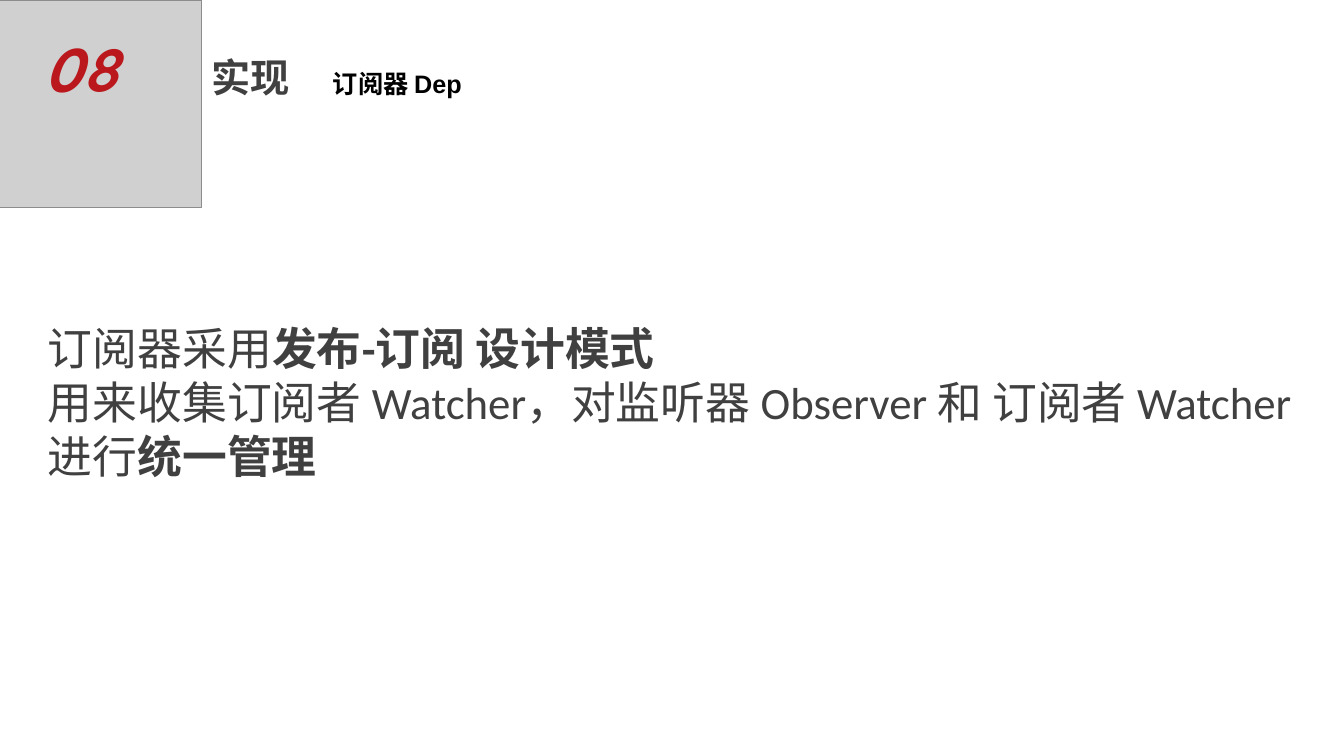
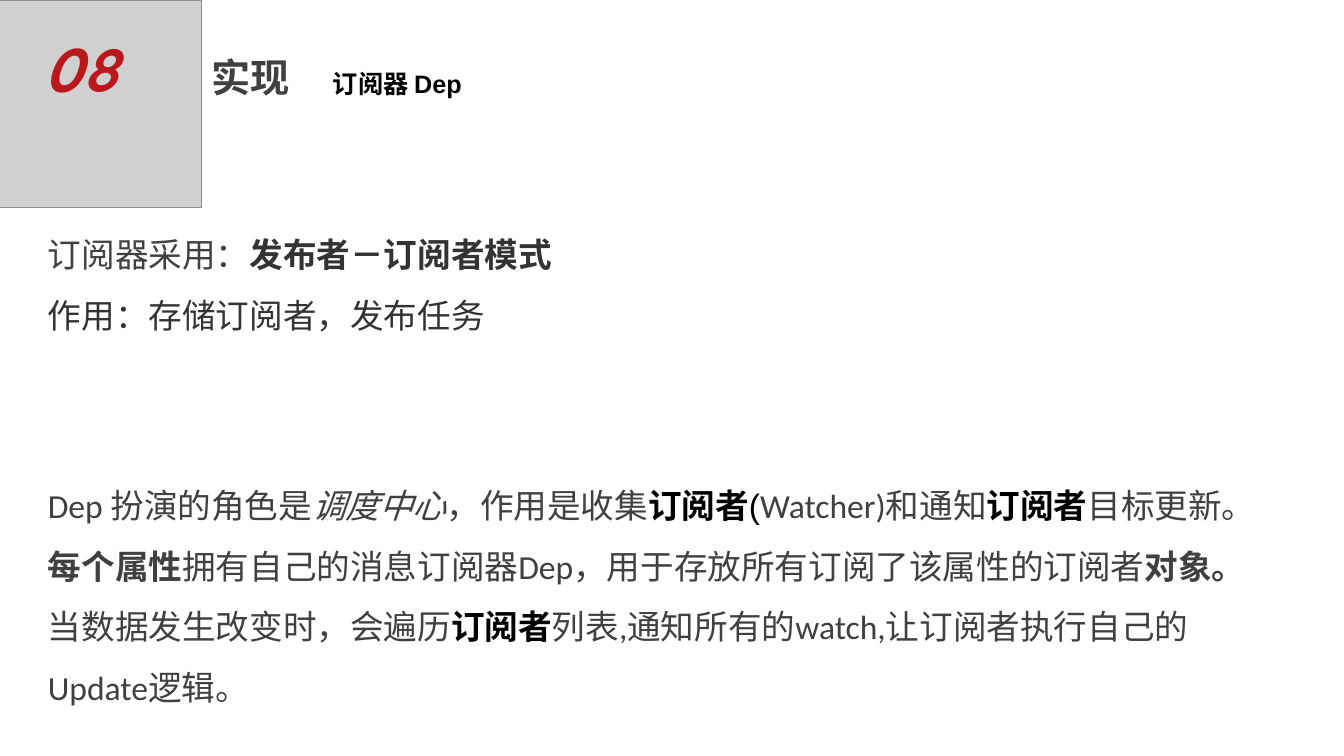
Before and after one commit to JackieDYH/DemoTest, a slide deck: slide 9 of vue测试/双向绑定/Vue双向绑定原理及实现-数据响应式原理-代应豪.pptx. Drawn at 1344x756 pixels with LibreOffice and Linux fonts; fonts in the diff are those of the drawing; grey boxes stand for pictures; background and template pictures are left out. Boxes give left, top, right and bottom in pixels: in the first picture for what was removed or moved away, otherwise in the second. Text is boxed around its words. In the diff, an @@ line names an element or a change of style, - is before the commit and + after.

Commit message:
更新ppt

```diff
--- a/vue测试/双向绑定/Vue双向绑定原理及实现-数据响应式原理-代应豪.pptx
+++ b/vue测试/双向绑定/Vue双向绑定原理及实现-数据响应式原理-代应豪.pptx
@@ text at <box>48,238,552,332</box>: text changed; size 32 to 24 pt; font Calibri to Roboto; text colour #404040 to #333333 @@
-订阅器采用发布-订阅 设计模式
-用来收集订阅者 Watcher，对监听器 Observer 和 订阅者 Watcher 进行统一管理
+订阅器采用：发布者－订阅者模式
+作用：存储订阅者，发布任务
@@ text added at <box>48,489,1255,706</box>, 24 pt, text #404040 @@
+Dep 扮演的角色是调度中心，作用是收集订阅者(Watcher)和通知订阅者目标更新。
+每个属性拥有自己的消息订阅器Dep，用于存放所有订阅了该属性的订阅者对象。
+当数据发生改变时，会遍历订阅者列表,通知所有的watch,让订阅者执行自己的Update逻辑。
```
Also in this commit, not shown: 8 other slides changed.
